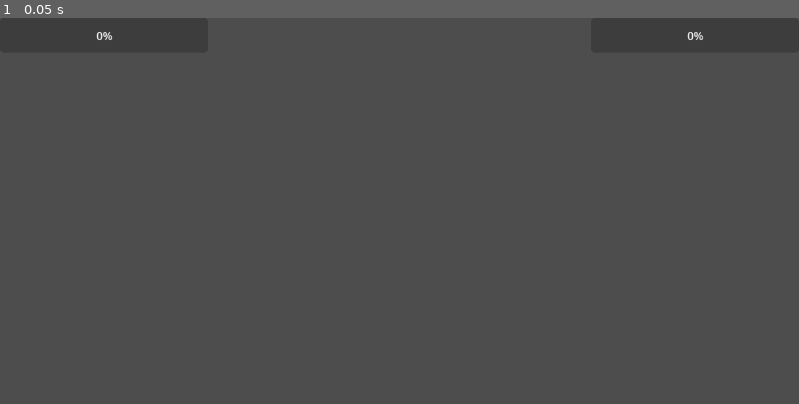
Above: before the commit, frame 1.
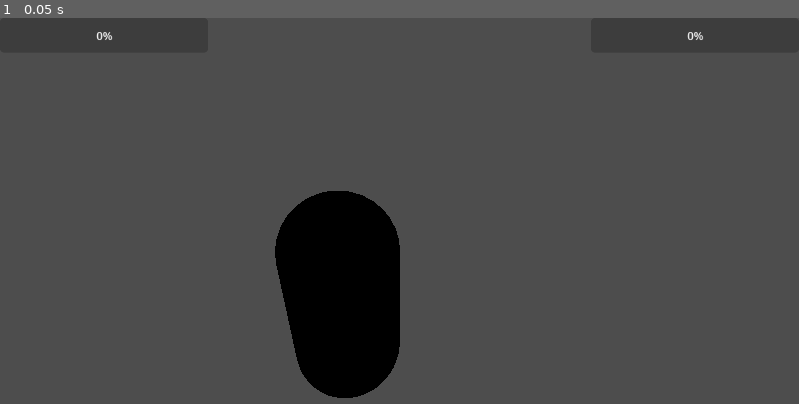
Above: after the commit, the same moment.

Repository: xatar/Gamejam17
Game: Godot game, scene res://Maps/game.tscn
The game is run twice, just before and just after one commit, with the same random seed, the same clock (stepped at 60 frames per second) and the same inputs.
Inputs:
- Up to frame 1 (0.05 s): no input

The runs differ from the first frame. In frame 1, 6.9% of the frame differs, in the area x 34-51%, y 44-99%.

Commit message:
Add dash and exit actions to player controls
-Introduced dash and exit input actions in project settings.
-Cleaned up the player script by removing commented legacy code and refactored dash logic.
-Adjusted the camera transform in the player scene for improved view.

Diff:
--- a/Character/Player/Scenes/player.tscn
+++ b/Character/Player/Scenes/player.tscn
@@ -27,7 +27,7 @@
 shape = SubResource("ConcavePolygonShape3D_g5gpy")
 
 [node name="Camera3D" type="Camera3D" parent="."]
-transform = Transform3D(1, 0, 0, 0, 1, 0, 0, 0, 1, 0, 1.38157, -0.160746)
+transform = Transform3D(0.962009, -0.121594, 0.244447, -1.8574e-09, 0.895347, 0.44537, -0.273019, -0.42845, 0.861331, 1.06301, 2.65277, 1.93346)
 current = true
 
 [node name="RayCast3D" type="RayCast3D" parent="."]
--- a/Character/Player/Scripts/player.gd
+++ b/Character/Player/Scripts/player.gd
@@ -4,168 +4,49 @@
 var attack_component: AttackComponent
 var health_component: AttackComponent
 
+var current_speed: float = 5.0
+
+const walking_speed = 5.0
+const running_speed = 8.0
+const dash_speed = 15.0
+const dash_duration = 0.2
+const dash_cooldown = 1.0
+const dash_cooldown_left = 0.0
+
+const mouse_sens = 0.3
+const controller_sens = 2.5
+const jump_velocity = 10.0
+const player_gravity = -25.0
+
+@onready var ray_cast_3d: RayCast3D = $RayCast3D
+@onready var camera: Camera3D = $Camera3D
+
+var camera_x_rotation: float = 0.0
+var dash_time_left: float = 0.0
+var is_dashing: bool = true
+var jump_count: int = 0
+
 func _ready() -> void:
+	Input.mouse_mode = Input.MOUSE_MODE_CAPTURED
 	attack_component = $AttackComponent
 	#health_component = $HealthComponent
 
 func _physics_process(delta: float) -> void:
+	if Input.is_action_just_pressed("exit"):
+		get_tree().quit()
+
+	if Input.is_action_just_pressed("dash_sprint") and dash_cooldown_left <= 0.0:
+		start_dash()
+
 	if Input.is_action_just_pressed("take_damage"):
 		attack_component.deal_damage(10.0, self)
 	if Input.is_action_just_pressed("heal"):
 		health_component.heal(10.0)
 
 
-#extends CharacterBody3D
-#
-#var current_speed = 5.0
-#
-#const walking_speed = 5.0
-#const running_speed = 8.0
-#const crouch_speed = 3.0
-#const dash_speed = 15.0
-#const dash_duration = 0.2
-#const dash_cooldown = 1.0
-#
-#const mouse_sens = 0.3
-#const controller_sens = 2.5
-#const jump_velocity = 10.0
-#const player_gravity = -25.0
-#
-#const max_jumps = 2
-#
-#var can_shoot = true
-#var dead = false
-#var is_dashing = false
-#var dash_time_left = 0.0
-#var dash_cooldown_left = 0.0
-#var jump_count = 0
-#
-#@onready var animated_sprite_2d = $Camera3D/CanvasLayer/GunBase/AnimatedSprite2D
-#@onready var ray_cast_3d = $RayCast3D
-#@onready var gun_sound = $GunSound
-#@onready var camera = $Camera3D
-#
-#var camera_x_rotation = 0.0
-#
-#func _ready():
-	#Input.mouse_mode = Input.MOUSE_MODE_CAPTURED
-	#animated_sprite_2d.animation_finished.connect(shoot_anim_done)
-	#$Camera3D/CanvasLayer/DeathScreen/Panel/Button.button_up.connect(startover)
-#
-#func _input(event):
-	#if dead:
-		#return
-	#if event is InputEventMouseMotion:
-		## Horizontal rotation (yaw) with mouse
-		#rotation_degrees.y -= event.relative.x * mouse_sens
-		## Vertical rotation (pitch) with mouse
-		#camera_x_rotation -= event.relative.y * mouse_sens
-		#camera_x_rotation = clamp(camera_x_rotation, -90, 90)  # Limit vertical rotation to avoid flipping
-		#camera.rotation_degrees.x = camera_x_rotation
-#
-#func _process(delta):
-	#if Input.is_action_just_pressed("exit"):
-		#get_tree().quit()
-	#if Input.is_action_just_pressed("startover"):
-		#startover()
-#
-	#if dead:
-		#return
-	#if Input.is_action_just_pressed("shoot"):
-		#shoot()
-#
-	#if Input.is_action_just_pressed("sprint") and dash_cooldown_left <= 0.0:
-		#start_dash()
-#
-#func _physics_process(delta):
-	#if not is_on_floor():
-		#velocity.y += player_gravity * delta
-	#else:
-		#jump_count = 0
-#
-	#if Input.is_action_just_pressed("jump"):
-		#jump()
-#
-	#if is_dashing:
-		#dash_time_left -= delta
-		#if dash_time_left <= 0:
-			#end_dash()
-	#else:
-		#if Input.is_action_pressed("sprint") and dash_cooldown_left <= 0.0:
-			#current_speed = running_speed
-		#else:
-			#current_speed = walking_speed
-#
-		#dash_cooldown_left -= delta  #Reduce the cooldown timer
-#
-	#var input_dir = Input.get_vector("left", "right", "forward", "backward")
-	#var direction = (transform.basis * Vector3(input_dir.x, 0, input_dir.y)).normalized()
-#
-	#if direction:
-		#velocity.x = direction.x * current_speed
-		#velocity.z = direction.z * current_speed
-	#else:
-		#velocity.x = move_toward(velocity.x, 0, current_speed)
-		#velocity.z = move_toward(velocity.z, 0, current_speed)
-#
-	##  Console (xbox/psn) controller input for camera movement
-	#var right_stick_x = Input.get_axis("right_stick_left", "right_stick_right")
-	#var right_stick_y = Input.get_axis("right_stick_up", "right_stick_down")
-#
-	## Horizontal rotation (yaw) with controller
-	#rotation_degrees.y -= right_stick_x * controller_sens
-	## Vertical rotation (pitch) with controller
-	#camera_x_rotation -= right_stick_y * controller_sens
-	#camera_x_rotation = clamp(camera_x_rotation, -90, 90)  # Limit vertical rotation to avoid flipping
-	#camera.rotation_degrees.x = camera_x_rotation
-#
-	#move_and_slide()
-#
-#func start_dash():
-	#is_dashing = true
-	#dash_time_left = dash_duration
-	#current_speed = dash_speed
-#
-#func end_dash():
-	#is_dashing = false
-	#current_speed = running_speed
-#
-#func jump():
-	#if jump_count < max_jumps:
-		#velocity.y = jump_velocity
-		#jump_count += 1
-#
-#func startover():
-	#get_tree().reload_current_scene()
-#
-#func shoot():
-	#if !can_shoot:
-		#return
-	#can_shoot = false
-	#animated_sprite_2d.play("shoot")
-	#gun_sound.play()
-#
-	#var ray_origin = camera.global_transform.origin
-	#ray_cast_3d.global_transform.origin = ray_origin
-	#ray_cast_3d.global_transform.basis = camera.global_transform.basis
-#
-	#ray_cast_3d.enabled = true
-	#ray_cast_3d.force_raycast_update()
-#
-	#if ray_cast_3d.is_colliding():
-		#var collider = ray_cast_3d.get_collider()
-		#print("Colliding with:", collider)
-		#if collider and collider.has_method("kill"):
-			#collider.kill()
-	#else:
-		#print("No collision detected")
-#
-	#ray_cast_3d.enabled = false
-#
-#func shoot_anim_done():
-	#can_shoot = true
-#
-#func kill():
-	#dead = true
-	#$Camera3D/CanvasLayer/DeathScreen.show()
-	#Input.mouse_mode = Input.MOUSE_MODE_VISIBLE
+
+
+func start_dash() -> void:
+	is_dashing = true
+	dash_time_left = dash_duration
+	current_speed = dash_speed
--- a/project.godot
+++ b/project.godot
@@ -63,6 +63,16 @@
 "events": [Object(InputEventKey,"resource_local_to_scene":false,"resource_name":"","device":-1,"window_id":0,"alt_press …(192 unchanged characters)…
 ]
 }
+exit={
+"deadzone": 0.2,
+"events": [Object(InputEventKey,"resource_local_to_scene":false,"resource_name":"","device":-1,"window_id":0,"alt_pressed":false,"shift_pressed":false,"ctrl_pressed":false,"meta_pressed":false,"pressed":false,"keycode":0,"physical_keycode":4194305,"key_label":0,"unicode":0,"location":0,"echo":false,"script":null)
+]
+}
+dash_sprint={
+"deadzone": 0.2,
+"events": [Object(InputEventKey,"resource_local_to_scene":false,"resource_name":"","device":-1,"window_id":0,"alt_pressed":false,"shift_pressed":false,"ctrl_pressed":false,"meta_pressed":false,"pressed":false,"keycode":0,"physical_keycode":4194325,"key_label":0,"unicode":0,"location":0,"echo":false,"script":null)
+]
+}
 
 [rendering]
 
